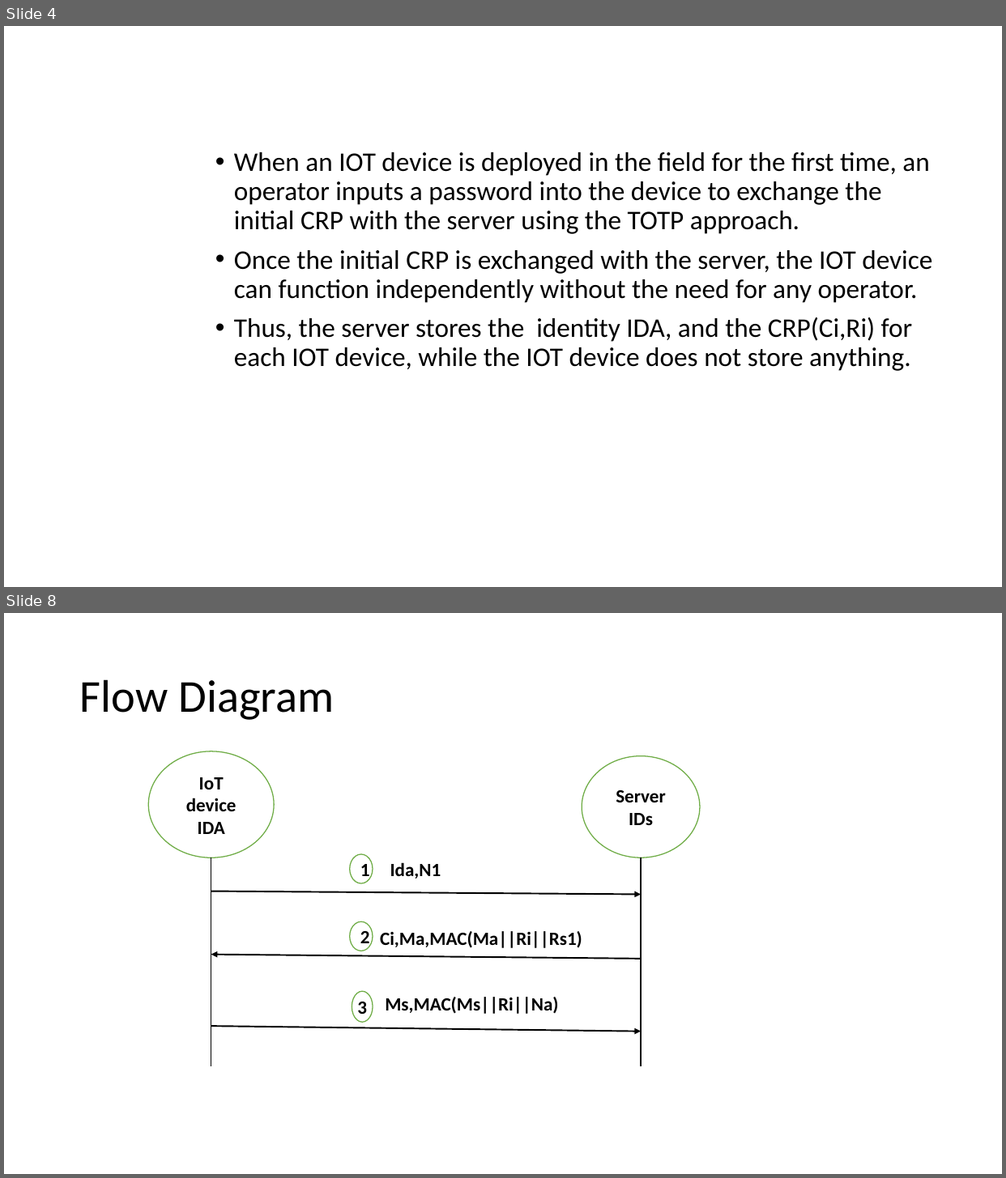
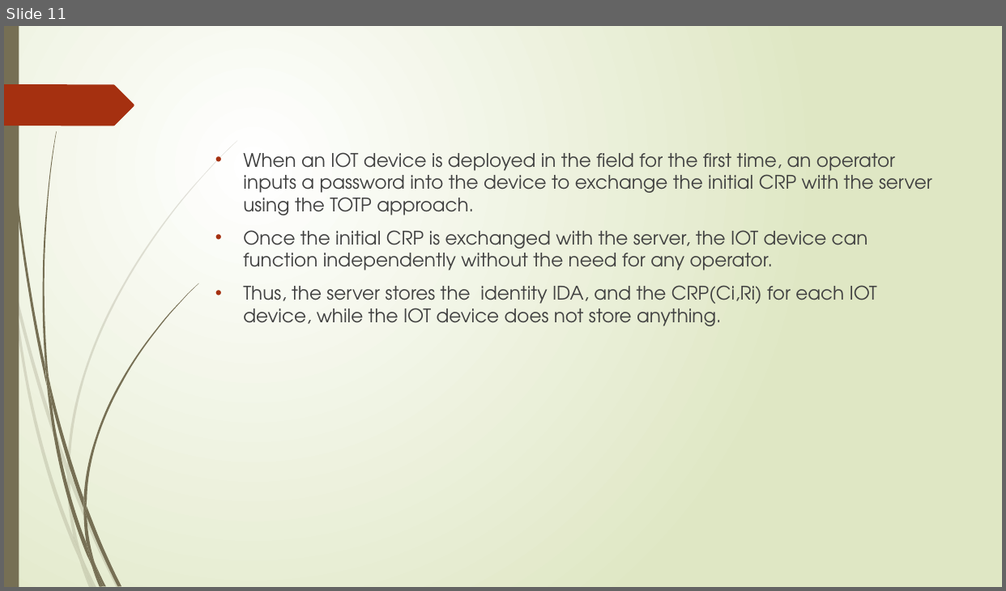
Before and after one commit to vinotha8888/authentication, a slide deck: mat.pptx. Shown one above the other, each under a label of ours: slides 4 and 8 before the commit, slide 11 after it; the slides between them are not shown. The pictures are 1006x1178 and 1006x591 pixels, drawn with LibreOffice and Linux fonts; fonts in the diff are those of the drawing. Boxes give left, top, right and bottom in pixels: in the first picture for what was removed or moved away, otherwise in the second. Text is boxed around its words. In the diff, an @@ line names an element or a change of style, - is before the commit and + after.

```diff
--- a/mat.pptx
+++ b/mat.pptx
@@ slide 8 removed at (4,613,1002,1174), background #FFFFFF @@
@@ title removed at (80,679,334,720) @@
-Flow Diagram
@@ ellipse removed at (148,752,275,858) @@
-IoT device IDA
@@ ellipse removed at (582,756,701,858) @@
-Server IDs
@@ ellipse removed at (350,855,373,884) @@
-1
@@ line removed from (211, 858) to (211, 1067) @@
@@ text removed at (390,862,441,879) @@
-Ida,N1
@@ line removed from (641, 858) to (641, 1067) @@
@@ arrow removed from (211, 892) to (641, 895) @@
@@ ellipse removed at (350,922,373,952) @@
-2
@@ text removed at (380,931,582,948) @@
-Ci,Ma,MAC(Ma||Ri||Rs1)
@@ arrow removed from (641, 959) to (211, 954) @@
@@ ellipse removed at (352,992,373,1023) @@
-3
@@ text removed at (385,997,558,1014) @@
-Ms,MAC(Ms||Ri||Na)
@@ arrow removed from (211, 1026) to (641, 1032) @@
@@ what was slide 4 is now slide 11 @@
@@ slide 11 changed as well @@
@@ background #FFFFFF to gradient #FFFFFF to #DFE8C4 @@
@@ rectangle added at (4,26,19,587), fill #766F54 @@
@@ freeform shape added at (4,84,134,126), fill #A53010 @@
@@ text "When an IOT device is ..." at (243,152,932,327): size 25.9 to 18 pt, font Calibri to TeX Gyre Adventor, text colour #000000 to #404040; indent changed; line spacing 0.9 to 1 @@
@@ group added at (4,140,237,587): 10 freeform shapes @@
@@ group added at (6,26,198,587): 12 freeform shapes @@
```
Also in this commit, not shown: 3 other slides changed, 8 slides added, 4 other slides removed.
